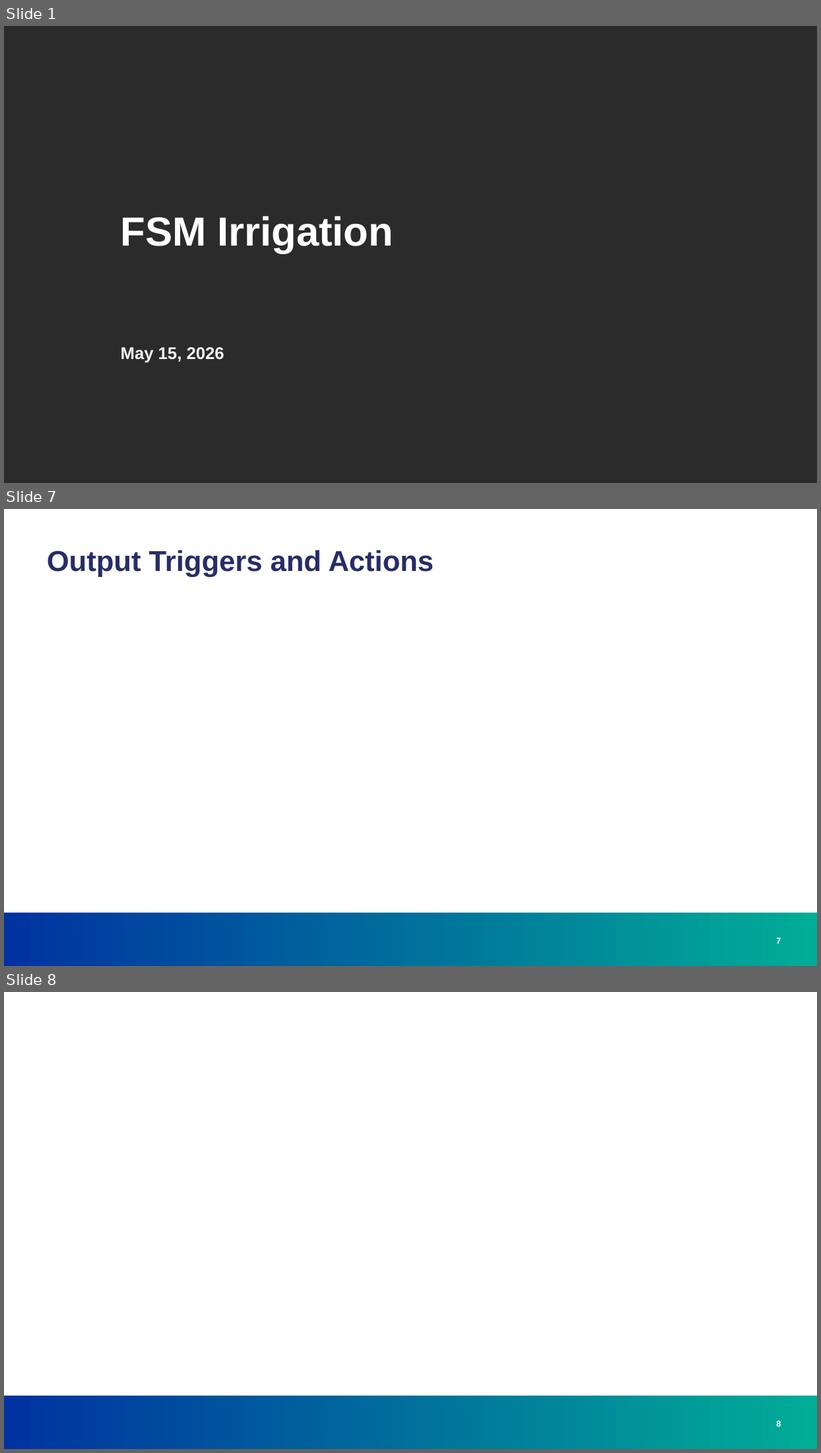
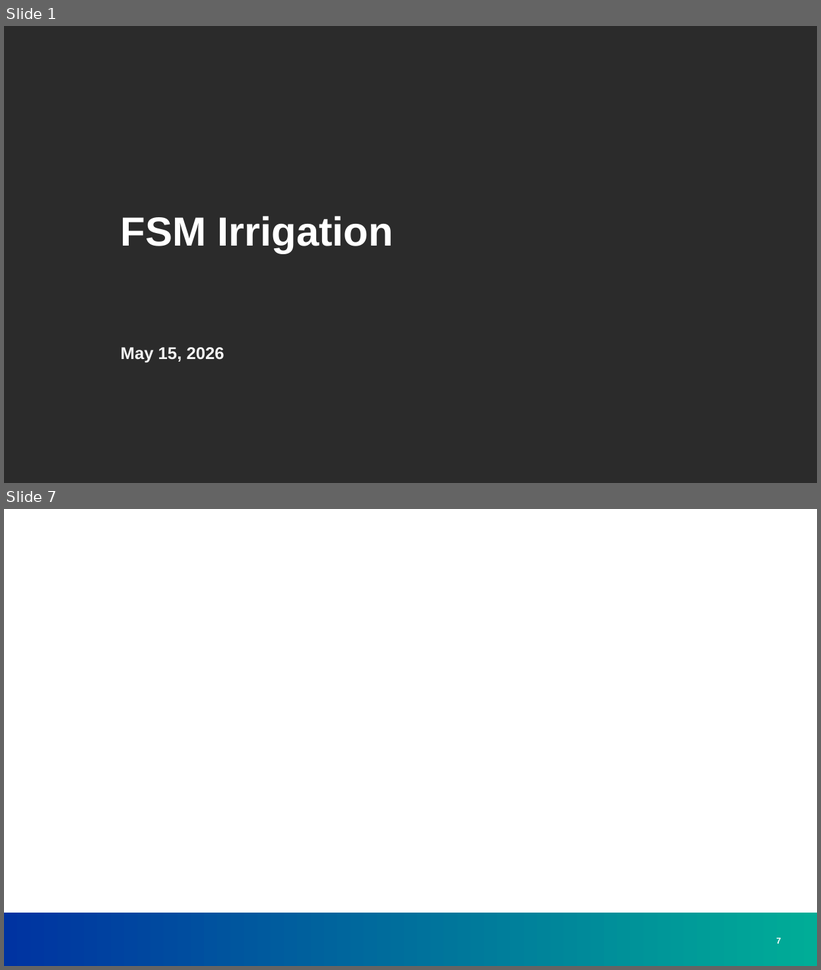
Before and after one commit to greg-e/irrigation, a slide deck: fsm_irrigation.pptx. Shown one above the other, each under a label of ours: slides 1, 7 and 8 before the commit, slides 1 and 7 after it; the slides between them are not shown. The pictures are 821x1453 and 821x970 pixels, drawn with LibreOffice and Linux fonts; fonts in the diff are those of the drawing; background and template pictures are left out; a plain dark background stands for a picture behind light text. Boxes give left, top, right and bottom in pixels: in the first picture for what was removed or moved away, otherwise in the second. Text is boxed around its words. In the diff, an @@ line names an element or a change of style, - is before the commit and + after.

```diff
--- a/fsm_irrigation.pptx
+++ b/fsm_irrigation.pptx
@@ slide 7 removed at [4, 509, 817, 966], background #FFFFFF; not listed: 1 template element that a slide beside it also shows @@
@@ title removed at [47, 550, 434, 577] @@
-Output Triggers and Actions
@@ page number removed at [776, 938, 781, 944] @@
-7
@@ what was slide 8 is now slide 7 @@
@@ page number at [776, 938, 781, 944]: text changed @@
-8
+7
```
Also in this commit, not shown: 1 slide changed, 4 slides added, 4 other slides removed, 25 other files.
